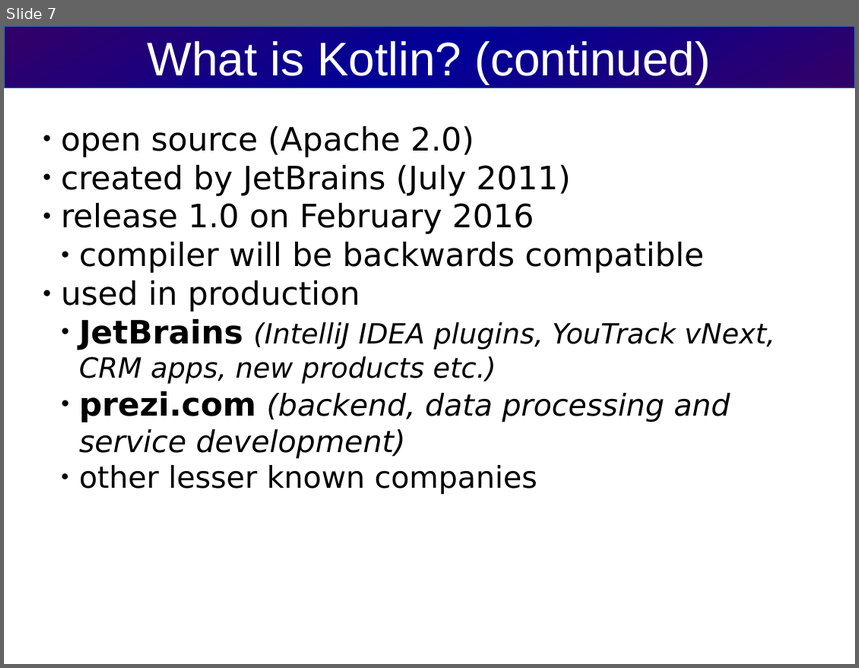
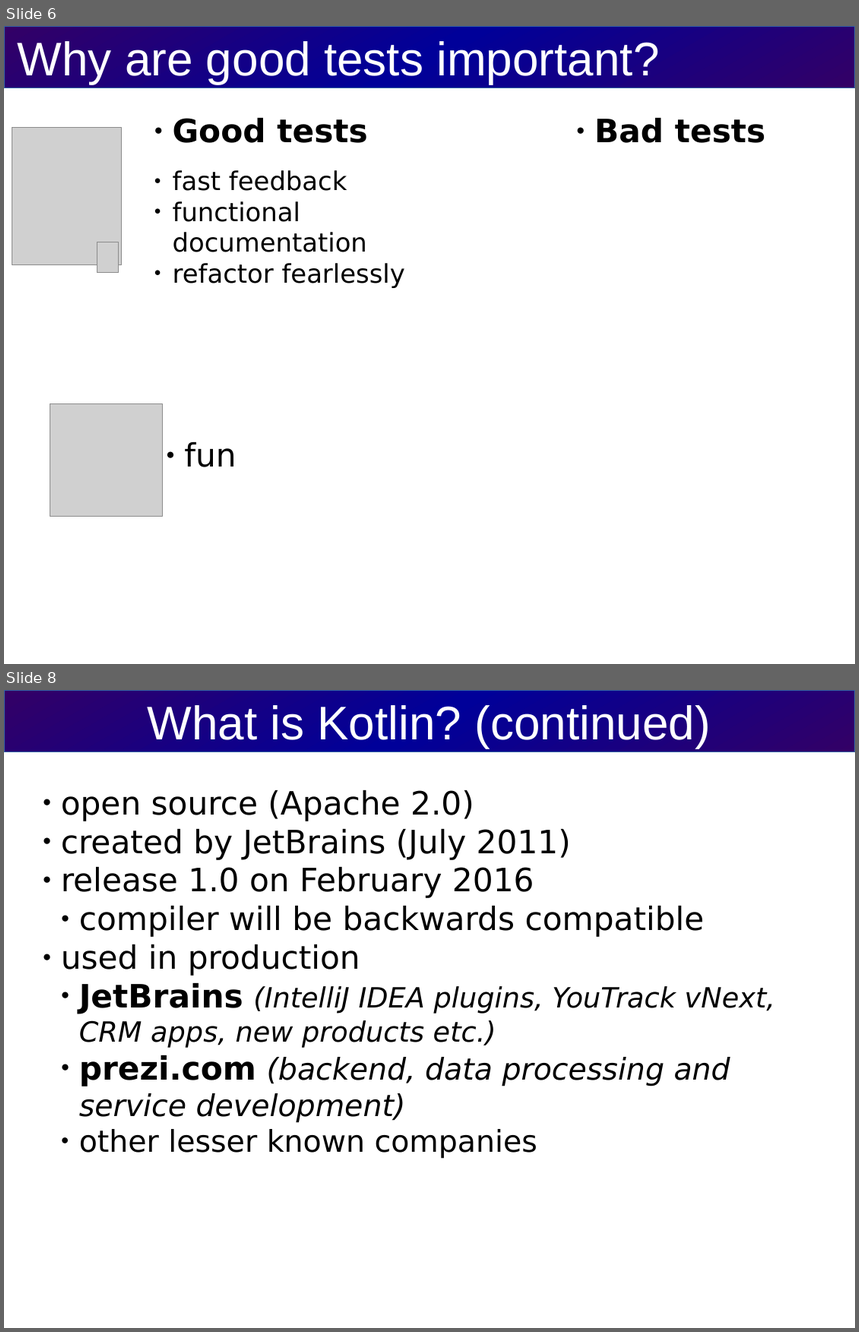
Before and after one commit to cvmocanu/clean-tests-presentation, a slide deck: src/clean-tests-presentation.odp. Shown one above the other, each under a label of ours: slide 7 before the commit, slides 6 and 8 after it; the slides between them are not shown. The pictures are 859x668 and 859x1332 pixels, drawn with LibreOffice and Linux fonts; fonts in the diff are those of the drawing; grey boxes stand for pictures. Boxes give left, top, right and bottom in pixels: in the first picture for what was removed or moved away, otherwise in the second. Text is boxed around its words. In the diff, an @@ line names an element or a change of style, - is before the commit and + after.

```diff
--- a/src/clean-tests-presentation.odp
+++ b/src/clean-tests-presentation.odp
@@ slide 6 added at <box>4,26,855,664</box>, background #FFFFFF @@
@@ title added at <box>4,26,855,88</box>, fill gradient #330066 to #000099, outline #3465A4 0.79 pt, 44 pt, text #FFFFFF @@
+Why are good tests important?
@@ picture added at <box>12,128,121,265</box> @@
@@ text added at <box>173,118,368,143</box>, 30 pt, text #000000, bold @@
+● Good tests
@@ text added at <box>595,118,766,143</box>, 30 pt, text #000000, bold @@
+● Bad tests
@@ text added at <box>173,170,405,288</box>, 24 pt, text #000000 @@
+● fast feedback
+● functional documentation
+● refactor fearlessly
@@ picture added at <box>97,243,118,273</box> @@
@@ picture added at <box>50,404,162,516</box> @@
@@ text added at <box>184,442,236,468</box>, 30 pt, text #000000 @@
+● fun
@@ what was slide 7 is now slide 8 @@
```
Also in this commit, not shown: 3 slides changed, 3 other slides added, 3 slides removed, 2 other files.
